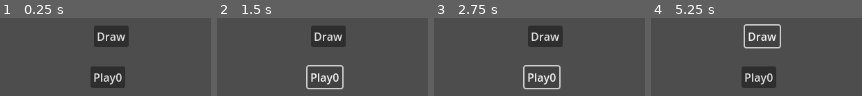
Above: before the commit, frames 1-4 (left to right).
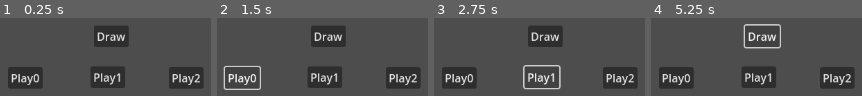
Above: after the commit, the same moments.

Repository: SytonK/cards
Game: Godot game, scene res://src/example/card_manager_example/card_manager_example.tscn
Same seed, same stepped clock (60 frames per second), same inputs: the game is played once before the commit and once after it. The project has no main scene, so this scene is started directly.
Inputs (mouse positions are in pixels of both pictures, inside the frame that each line leads up to):
- Up to frame 1 (0.25 s): no input
- Up to frame 2 (1.5 s): click "Play0" at 0.5 s; click "Play0" at 1.25 s
- Up to frame 3 (2.75 s): click (541, 77) at 2 s, where only the run after the commit has a clickable "Play1"
- Up to frame 4 (5.25 s): click (758, 77) at 2.75 s, where only the run after the commit has a clickable "Play1"; click (836, 78) at 3.5 s, where only the run after the commit has a clickable "Play2"; click (836, 78) at 4.25 s, where only the run after the commit has a clickable "Play2"; click "Draw" at 5 s

The runs differ from the first frame. In frame 1, 8.2% of the frame differs, in the area x 3-97%, y 62-90%; in frame 2, 7.7%; in frame 3, 8.2%; in frame 4, 8.2%.

Commit message:
shuffle

Diff:
--- a/src/example/card_manager_example/card_manager_example.gd
+++ b/src/example/card_manager_example/card_manager_example.gd
@@ -4,13 +4,21 @@
 @onready var card_manager: CardManager = $CardManager
 
 
+func _ready() -> void:
+	card_manager.deck.shuffle()
+
+
 func _on_button_draw_pressed() -> void:
 	card_manager.draw()
-
 
 func _on_button_play_0_pressed() -> void:
 	card_manager.play(0)
 
+func _on_button_play_1_pressed() -> void:
+	card_manager.play(1)
+
+func _on_button_play_2_pressed() -> void:
+	card_manager.play(2)
 
 func _on_card_manager_deck_is_empty() -> void:
 		print('_on_deck_is_empty')
--- a/src/example/card_manager_example/card_manager_example.tscn
+++ b/src/example/card_manager_example/card_manager_example.tscn
@@ -36,12 +36,30 @@
 text = "Draw"
 
 [node name="ButtonPlay0" type="Button" parent="CanvasLayer"]
+offset_left = 310.0
+offset_top = 260.0
+offset_right = 360.0
+offset_bottom = 291.0
+text = "Play0"
+
+[node name="ButtonPlay1" type="Button" parent="CanvasLayer"]
 offset_left = 429.0
 offset_top = 259.0
 offset_right = 479.0
 offset_bottom = 290.0
-text = "Play0"
+text = "Play1
+"
+
+[node name="ButtonPlay2" type="Button" parent="CanvasLayer"]
+offset_left = 542.0
+offset_top = 260.0
+offset_right = 592.0
+offset_bottom = 291.0
+text = "Play2
+"
 
 [connection signal="deck_is_empty" from="CardManager" to="." method="_on_card_manager_deck_is_empty"]
 [connection signal="pressed" from="CanvasLayer/ButtonDraw" to="." method="_on_button_draw_pressed"]
 [connection signal="pressed" from="CanvasLayer/ButtonPlay0" to="." method="_on_button_play_0_pressed"]
+[connection signal="pressed" from="CanvasLayer/ButtonPlay1" to="." method="_on_button_play_1_pressed"]
+[connection signal="pressed" from="CanvasLayer/ButtonPlay2" to="." method="_on_button_play_2_pressed"]
